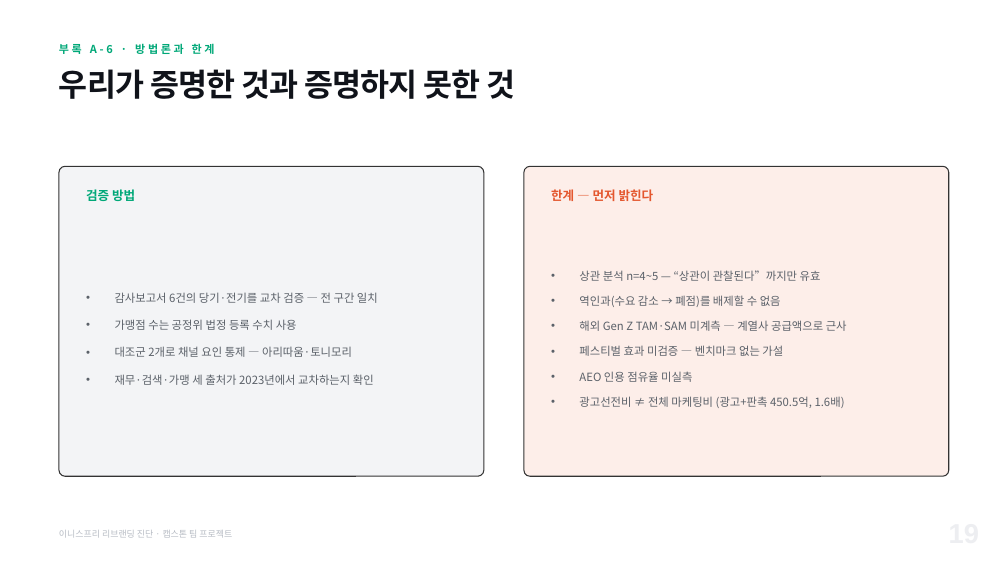
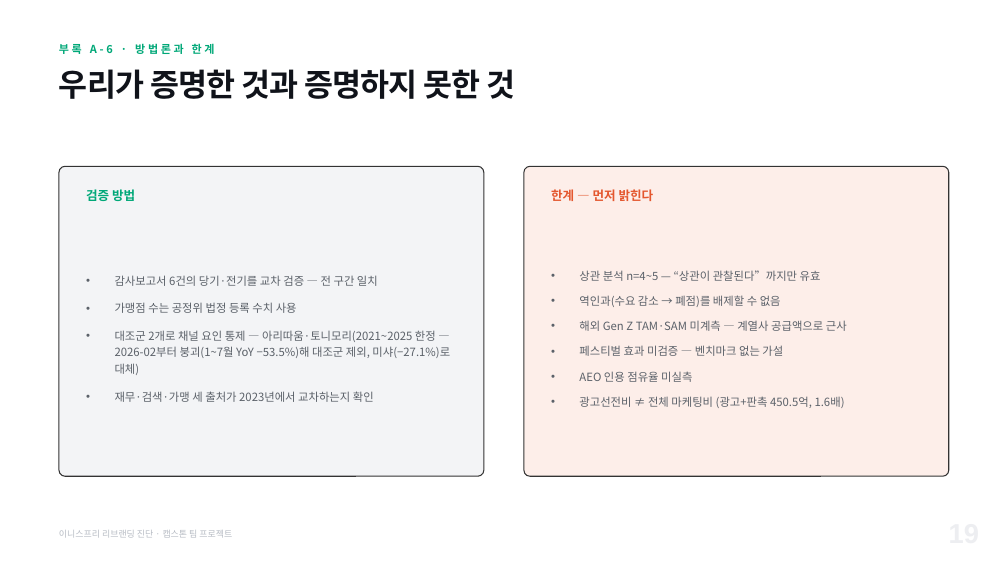
Before and after one commit to RY-ruc/Brand-Growth-Strategy, a slide deck: slide 19 of 01_분석결과/이니스프리_캡스톤_산출문_최종.pptx. Drawn at 1008x567 pixels with LibreOffice and Linux fonts; fonts in the diff are those of the drawing. Boxes give left, top, right and bottom in pixels: in the first picture for what was removed or moved away, otherwise in the second. Text is boxed around its words. In the diff, an @@ line names an element or a change of style, - is before the commit and + after.

```diff
--- a/01_분석결과/이니스프리_캡스톤_산출문_최종.pptx
+++ b/01_분석결과/이니스프리_캡스톤_산출문_최종.pptx
@@ text at [115,330,450,375]: text changed @@
-• 대조군 2개로 채널 요인 통제 — 아리따움·토니모리
+• 대조군 2개로 채널 요인 통제 — 아리따움·토니모리(2021~2025 한정 — 2026-02부터 붕괴(1~7월 YoY −53.5%)해 대조군 제외, 미샤(−27.1%)로 대체)
```
Also in this commit, not shown: 6 other slides changed, 10 other files.
